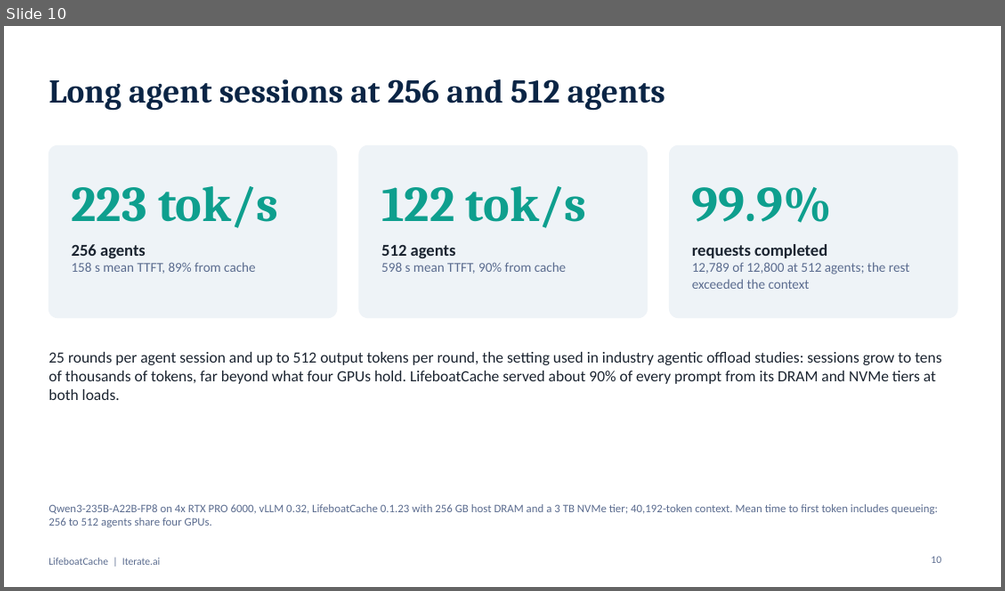
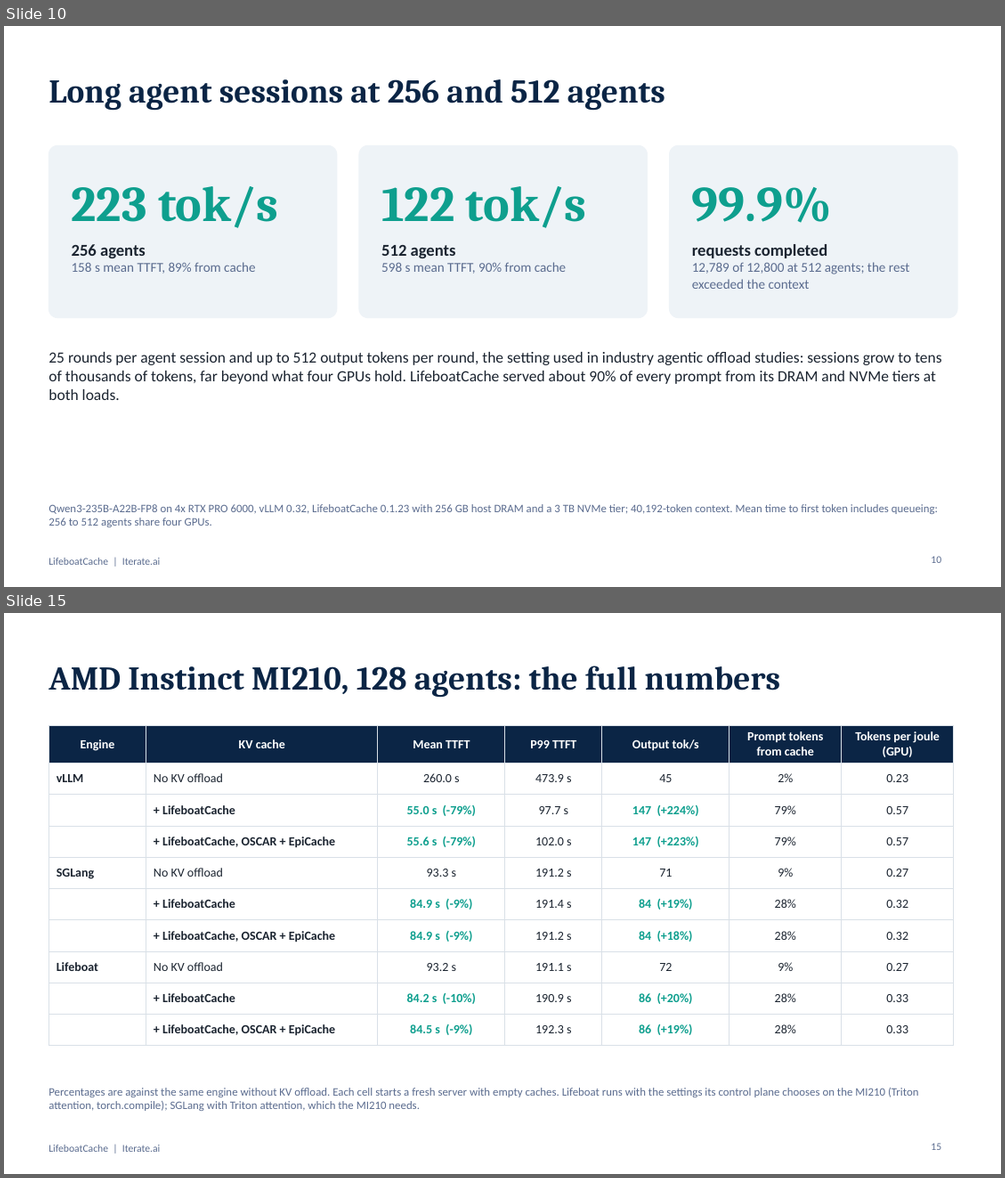
Before and after one commit to IterateAI/LifeboatCacheTest, a slide deck: reports/agentic-4x-rtxpro6000-qwen3-235b-a22b/LifeboatCache_vLLM_Agentic_4xRTXPRO6000.pptx. Shown one above the other, each under a label of ours: slide 10 before the commit, slides 10 and 15 after it; the slides between them are not shown. The pictures are 1005x591 and 1005x1178 pixels, drawn with LibreOffice and Linux fonts; fonts in the diff are those of the drawing. Boxes give left, top, right and bottom in pixels: in the first picture for what was removed or moved away, otherwise in the second. Text is boxed around its words. In the diff, an @@ line names an element or a change of style, - is before the commit and + after.

```diff
--- a/reports/agentic-4x-rtxpro6000-qwen3-235b-a22b/LifeboatCache_vLLM_Agentic_4xRTXPRO6000.pptx
+++ b/reports/agentic-4x-rtxpro6000-qwen3-235b-a22b/LifeboatCache_vLLM_Agentic_4xRTXPRO6000.pptx
@@ slide 15 added at (4, 613, 1001, 1174), background #FFFFFF; not listed: 1 template element that a slide beside it also shows @@
@@ title added at (48, 666, 780, 698), 32 pt, text #0B2545, bold @@
+AMD Instinct MI210, 128 agents: the full numbers
@@ table added at (48, 725, 954, 1039), 10 rows, 7 columns @@
+Engine | KV cache | Mean TTFT | P99 TTFT | Output tok/s | Prompt tokens from cache | Tokens per joule (GPU)
+vLLM | No KV offload | 260.0 s | 473.9 s | 45 | 2% | 0.23
+ | + LifeboatCache | 55.0 s (-79%) | 97.7 s | 147 (+224%) | 79% | 0.57
+ | + LifeboatCache, OSCAR + EpiCache | 55.6 s (-79%) | 102.0 s | 147 (+223%) | 79% | 0.57
+SGLang | No KV offload | 93.3 s | 191.2 s | 71 | 9% | 0.27
+ | + LifeboatCache | 84.9 s (-9%) | 191.4 s | 84 (+19%) | 28% | 0.32
+ | + LifeboatCache, OSCAR + EpiCache | 84.9 s (-9%) | 191.2 s | 84 (+18%) | 28% | 0.32
+Lifeboat | No KV offload | 93.2 s | 191.1 s | 72 | 9% | 0.27
+ | + LifeboatCache | 84.2 s (-10%) | 190.9 s | 86 (+20%) | 28% | 0.33
+ | + LifeboatCache, OSCAR + EpiCache | 84.5 s (-9%) | 192.3 s | 86 (+19%) | 28% | 0.33
@@ text added at (48, 1087, 918, 1111), 11 pt, text #5B6C8F @@
+Percentages are against the same engine without KV offload. Each cell starts a fresh server with empty caches. Lifeboat runs with the settings its control plane chooses on the MI210 (Triton attention, torch.compile); SGLang with Triton attention, which the MI210 needs.
@@ page number added at (930, 1143, 941, 1150), 10 pt, text #5B6C8F @@
+15
```
Also in this commit, not shown: 1 slide changed, 5 other slides added, 58 other files.
